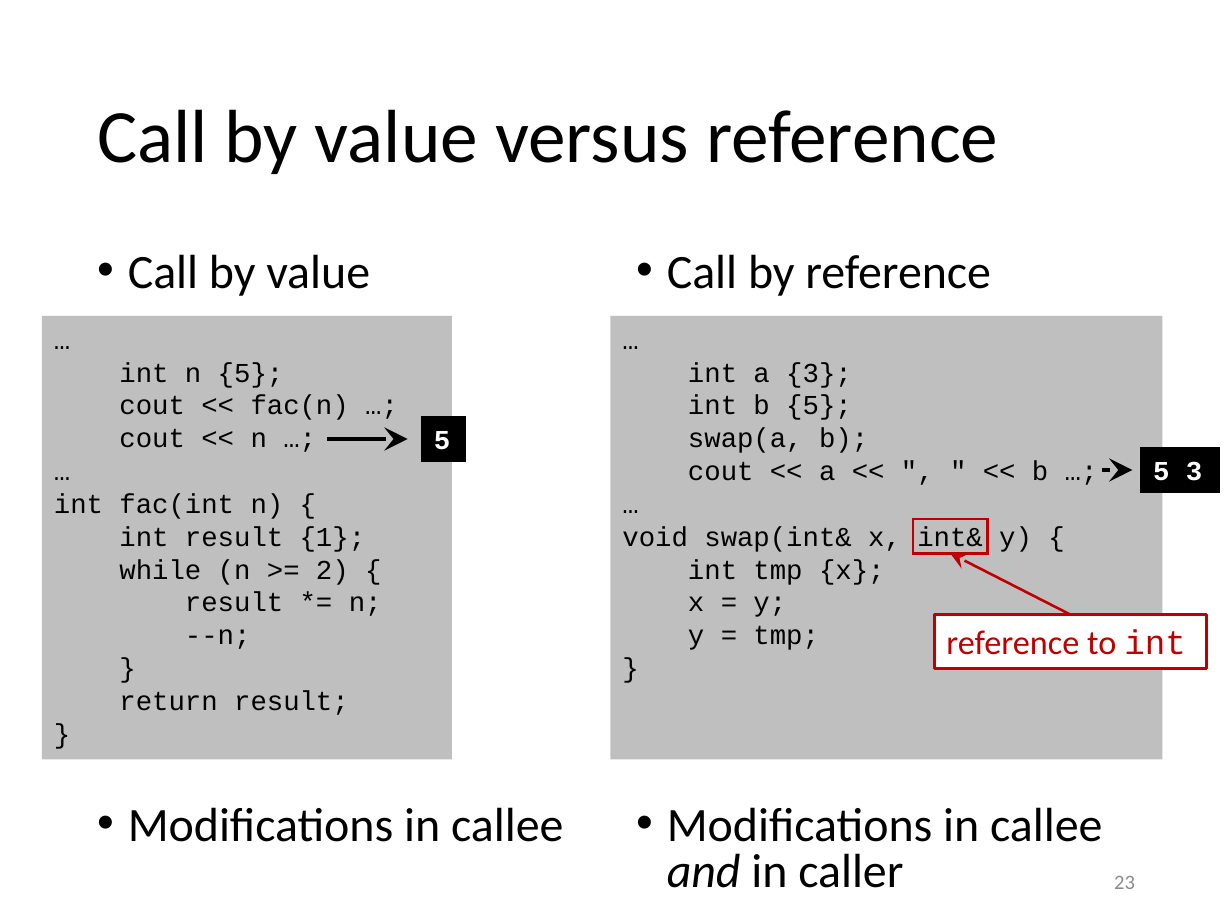
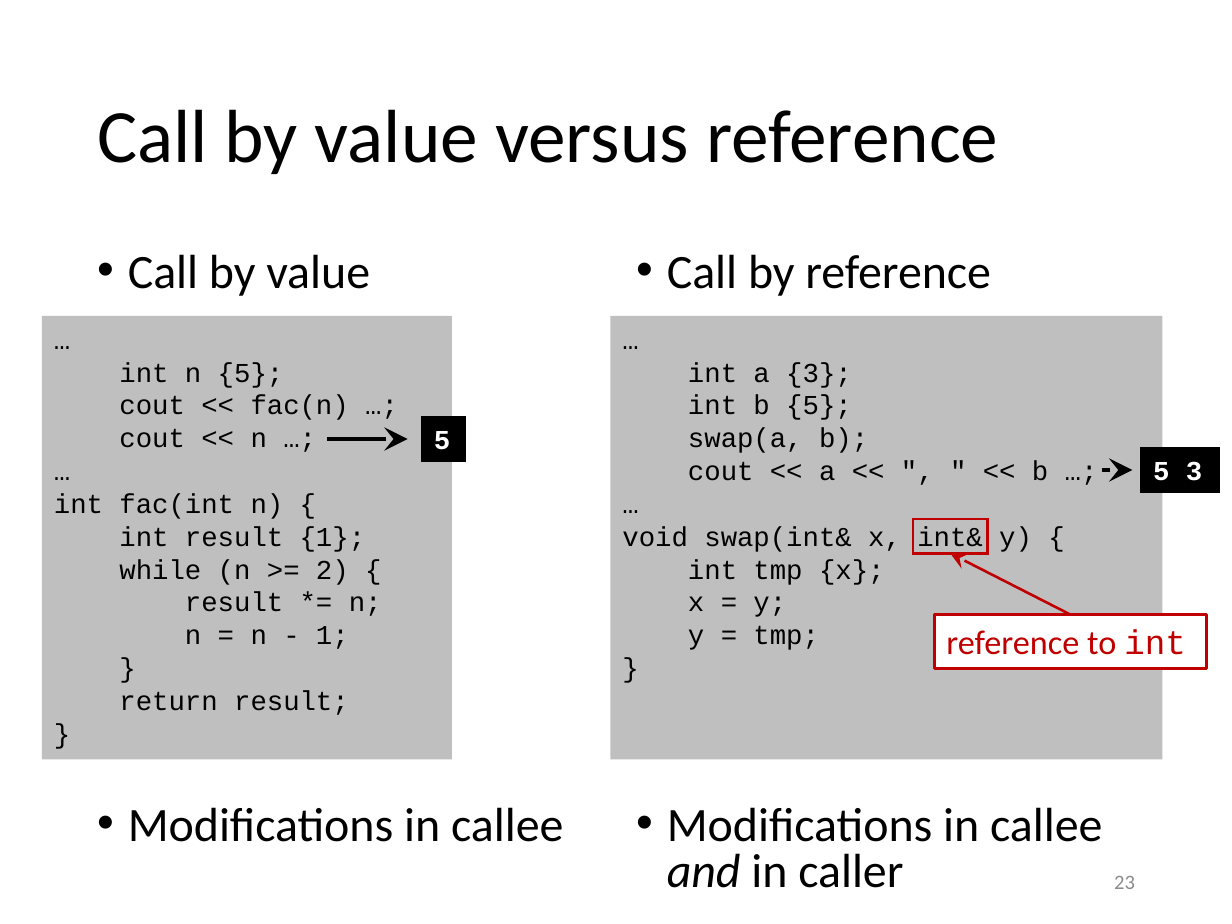
Before and after one commit to gjbex/Scientific-C-plus-plus, a slide deck: slide 23 of scientific_cpp.pptx. Drawn at 1232x924 pixels with LibreOffice and Linux fonts; fonts in the diff are those of the drawing. Boxes give left, top, right and bottom in pixels: in the first picture for what was removed or moved away, otherwise in the second. Text is boxed around its words. In the diff, an @@ line names an element or a change of style, - is before the commit and + after.

```diff
--- a/scientific_cpp.pptx
+++ b/scientific_cpp.pptx
@@ text in rectangle at [185,626,349,649]: text changed @@
---n;
+n = n - 1;
```
Also in this commit, not shown: 15 other slides changed.
